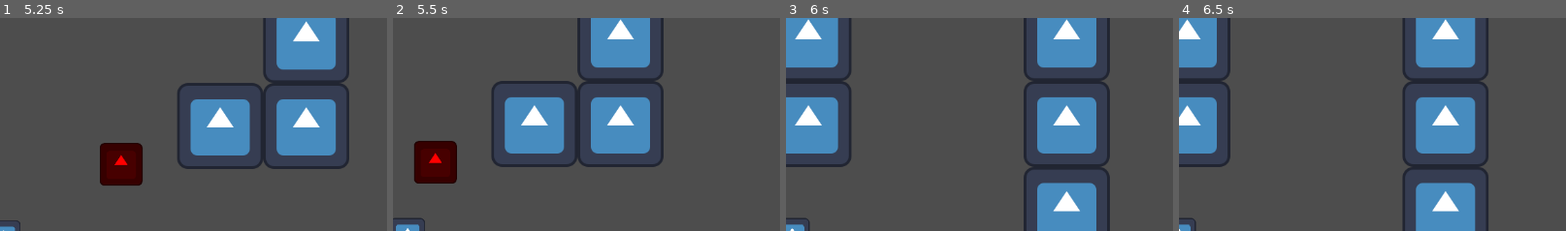
Above: before the commit, frames 1-4 (left to right).
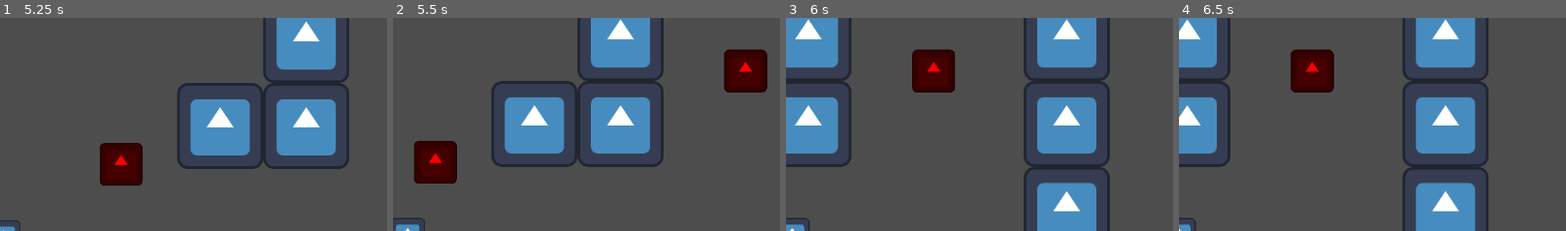
Above: after the commit, the same moments.

Repository: TheHumanMRP/RPG-Life-Tracker
Game: Godot game, scene res://Folders/Systems/Main/Scenes/main_scene.tscn
Two runs of this game, one before a commit and one after it. Both use one fixed random seed, a clock stepped at 60 frames per second and the inputs below. The engine's default icon, where the game draws it, is replaced by a stand-in: a white triangle on a blue panel in a dark square.
Inputs (mouse positions are % of the whole screen's width and height, from its top left):
- Up to frame 1 (5.25 s): drag from (31, 94) to (19, 45) at 0.52 s; drag from (36, 94) to (19, 44) at 1.27 s; tap Enter at 2 s; move the mouse to (41, 94) at 2.02 s; hold A (move_left) 2.03-2.75 s; tap E (equip_item) at 2.1 s; click (41, 94) at 2.17 s; drag from (45, 94) to (46, 47) at 2.77 s; tap R (respawn) at 3.5, 4.25, 5 s; drag from (50, 94) to (43, 43) at 3.52 s; drag from (55, 94) to (43, 43) at 4.27 s; move the mouse to (59, 94) at 5.02 s; hold D (move_right) from 5.03 s (still down); tap T (add_test_sword) at 5.1 s; click (59, 94) at 5.17 s
- Up to frame 2 (5.5 s): keep holding D (move_right)
- Up to frame 3 (6 s): release D (move_right) at 5.75 s; drag from (64, 94) to (9, 47) at 5.77 s
- Up to frame 4 (6.5 s): no input
The pictures show only the part of the screen within x 50-100%, y 0-50%; the shares and areas given below are measured in that part.

Frame 1 is identical in both runs. In frame 2, 2.3% of the frame differs, in the area x 85-97%, y 14-35%; in frame 3, 2.2%; in frame 4, 2.3%.
Error in both runs: Invalid access to property or key 'inventory_component' on a base object of type 'Resource (SaveData)'. (res://Folders/Systems/Globals/global.gd:30)

Commit message:
Auto commit at 2026-08-09 15:11:36

Diff:
--- a/Folders/Systems/Level_Building_Blocks/Scenes/level.tscn
+++ b/Folders/Systems/Level_Building_Blocks/Scenes/level.tscn
@@ -40,5 +40,16 @@
 player_only = true
 width = 6000.0
 
-[node name="enemy" parent="." unique_id=254105940 instance=ExtResource("5_r324k")]
+[node name="Enemies" type="Node" parent="." unique_id=484673666]
+
+[node name="enemy" parent="Enemies" unique_id=254105940 instance=ExtResource("5_r324k")]
 position = Vector2(58, 89)
+
+[node name="enemy2" parent="Enemies" unique_id=34329978 instance=ExtResource("5_r324k")]
+position = Vector2(519, -47)
+
+[node name="enemy3" parent="Enemies" unique_id=2006898022 instance=ExtResource("5_r324k")]
+position = Vector2(519, -270)
+
+[node name="enemy4" parent="Enemies" unique_id=1116250895 instance=ExtResource("5_r324k")]
+position = Vector2(537, -514)
